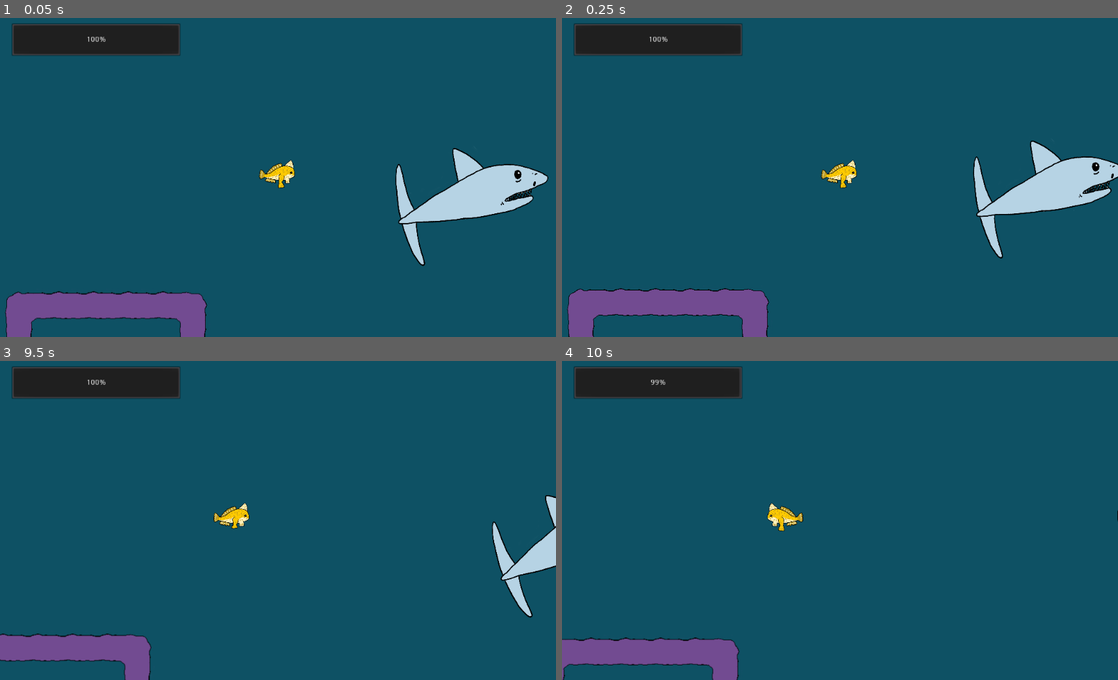
Above: before the commit, frames 1-4 (two rows, left to right).
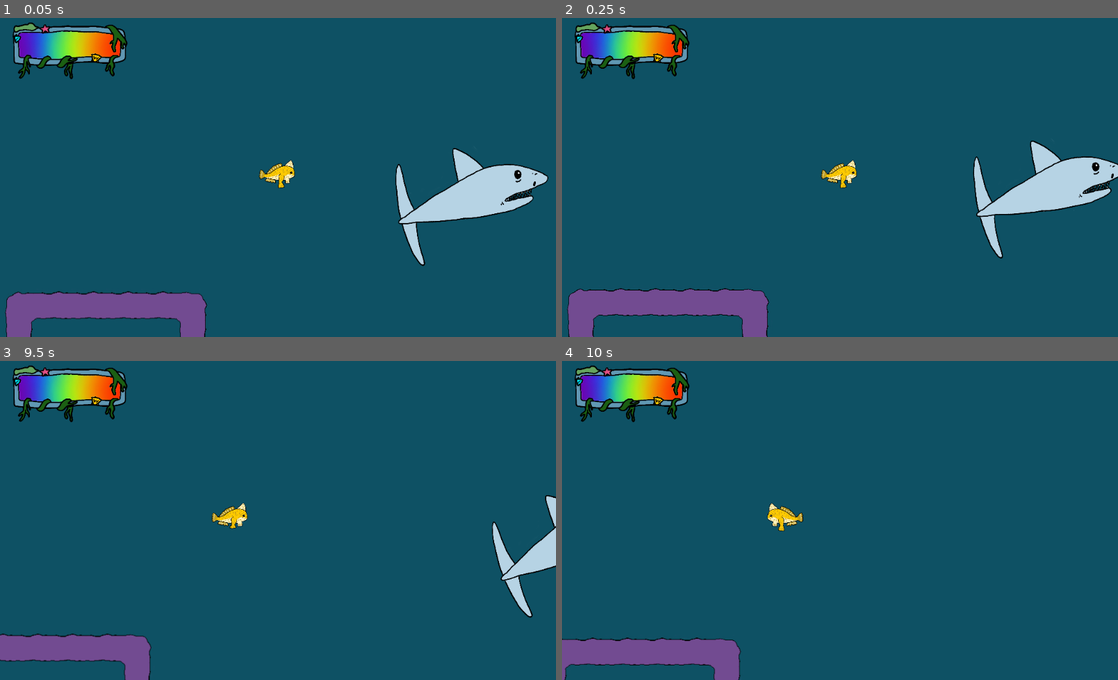
Above: after the commit, the same moments.

Repository: Silver-Ink/Abyzzes-Pixel-Jam
Game: Godot game, scene res://scenes/main.tscn
Two runs of this game, one before a commit and one after it. Both use one fixed random seed, a clock stepped at 60 frames per second and the inputs below.
Inputs (mouse positions are in pixels of both pictures, inside the frame that each line leads up to):
- Up to frame 1 (0.05 s): no input
- Up to frame 2 (0.25 s): no input
- Up to frame 3 (9.5 s): move the mouse to (400, 501) at 0.52 s; hold D (move-right) 0.53-2.03 s; click (400, 501) at 0.6 s; tap Space (jump) at 0.77, 1.52, 3.02, 3.77, 4.52, 6.02, 6.77, 7.52, 9.02 s; move the mouse to (166, 533) at 1.27 s; click (166, 533) at 1.35 s; move the mouse to (333, 447) at 2.02 s; hold Q (move-left) 2.03-2.78 s; click (333, 447) at 2.1 s; move the mouse to (250, 581) at 2.77 s; hold D (move-right) 2.78-4.28 s; click (250, 581) at 2.85 s; move the mouse to (444, 565) at 3.52 s; click (444, 565) at 3.6 s; move the mouse to (111, 469) at 4.27 s; hold Q (move-left) 4.28-5.03 s; click (111, 469) at 4.35 s; move the mouse to (305, 517) at 5.02 s; hold D (move-right) 5.03-5.78 s; click (305, 517) at 5.1 s; move the mouse to (194, 437) at 5.77 s; hold Q (move-left) 5.78-7.28 s; click (194, 437) at 5.85 s; move the mouse to (400, 501) at 6.52 s; click (400, 501) at 6.6 s; move the mouse to (166, 533) at 7.27 s; hold D (move-right) from 7.28 s (still down); click (166, 533) at 7.35 s; move the mouse to (333, 447) at 8.02 s; click (333, 447) at 8.1 s; move the mouse to (250, 581) at 8.77 s; click (250, 581) at 8.85 s
- Up to frame 4 (10 s): move the mouse to (1006, 565) at 9.52 s; release D (move-right) at 9.53 s; hold Q (move-left) from 9.53 s (still down); click (1006, 565) at 9.6 s; tap Space (jump) at 9.77 s

The runs differ from the first frame. In frame 1, 3.7% of the frame differs, in the area x 2-33%, y 1-20%; in frame 2, 3.7%; in frame 3, 4.0%, in the area x 2-100%, y 1-81%; in frame 4, 4.0%.

Commit message:
progress bar mieux

Diff:
--- a/scenes/GUI.tscn
+++ b/scenes/GUI.tscn
@@ -1,13 +1,18 @@
-[gd_scene load_steps=2 format=2]
+[gd_scene load_steps=4 format=2]
 
 [ext_resource path="res://scenes/endurance.gd" type="Script" id=1]
+[ext_resource path="res://images/barre_contours.png" type="Texture" id=2]
+[ext_resource path="res://images/barre_interieur.png" type="Texture" id=3]
 
 [node name="GUI" type="CanvasLayer"]
 
-[node name="endurance" type="ProgressBar" parent="."]
-margin_left = 21.0
-margin_top = 21.0
-margin_right = 333.0
-margin_bottom = 82.0
+[node name="endurance" type="TextureProgress" parent="."]
+margin_left = 18.0
+margin_top = -42.0
+margin_right = 518.0
+margin_bottom = 458.0
+rect_scale = Vector2( 0.448256, 0.44773 )
 step = 0.1
+texture_under = ExtResource( 2 )
+texture_progress = ExtResource( 3 )
 script = ExtResource( 1 )
--- a/scenes/endurance.gd
+++ b/scenes/endurance.gd
@@ -1,4 +1,4 @@
-extends ProgressBar
+extends TextureProgress
 
 
 # Declare member variables here. Examples:
--- a/scenes/fish.tscn
+++ b/scenes/fish.tscn
@@ -77,7 +77,7 @@
 scale = Vector2( 0.1, 0.1 )
 frames = SubResource( 7 )
 animation = "lanterne"
-frame = 2
+frame = 1
 playing = true
 
 [connection signal="body_entered" from="." to="." method="_on_fish_body_entered"]
--- a/scenes/main.tscn
+++ b/scenes/main.tscn
@@ -6,7 +6,6 @@
 [ext_resource path="res://scenes/tilemap.tscn" type="PackedScene" id=4]
 [ext_resource path="res://scenes/path.tscn" type="PackedScene" id=5]
 [ext_resource path="res://scenes/fugus.tscn" type="PackedScene" id=6]
-
 
 [node name="main" type="Node2D"]
 script = ExtResource( 1 )
@@ -22,19 +21,19 @@
 
 [node name="algue" parent="TileMap/algues" instance=ExtResource( 3 )]
 position = Vector2( -175, 603 )
+frame = 0
 offset = Vector2( 102, -88 )
 
 [node name="algue2" parent="TileMap/algues" instance=ExtResource( 3 )]
 position = Vector2( -558, 508 )
+frame = 0
 
 [node name="path shark" parent="TileMap" instance=ExtResource( 2 )]
 position = Vector2( 45, -34 )
 scale = Vector2( 1, 1.22222 )
 
-
 [node name="fugus" parent="TileMap" instance=ExtResource( 6 )]
 position = Vector2( 1596, 230 )
-
 
 [node name="path" parent="." instance=ExtResource( 5 )]
 position = Vector2( 371, 94 )
--- a/scenes/player.tscn
+++ b/scenes/player.tscn
@@ -47,8 +47,8 @@
 } ]
 
 [sub_resource type="CapsuleShape2D" id=2]
-radius = 19.0
-height = 26.0
+radius = 14.9999
+height = 34.0001
 
 [node name="Player" type="KinematicBody2D"]
 script = ExtResource( 5 )
Binary file added: images/barre_contours.png
Not shown, added: images/barre_contours.png.import
Binary file added: images/barre_interieur.png
Not shown, added: images/barre_interieur.png.import
Binary file added: images/oursin.png
Not shown, added: images/oursin.png.import
